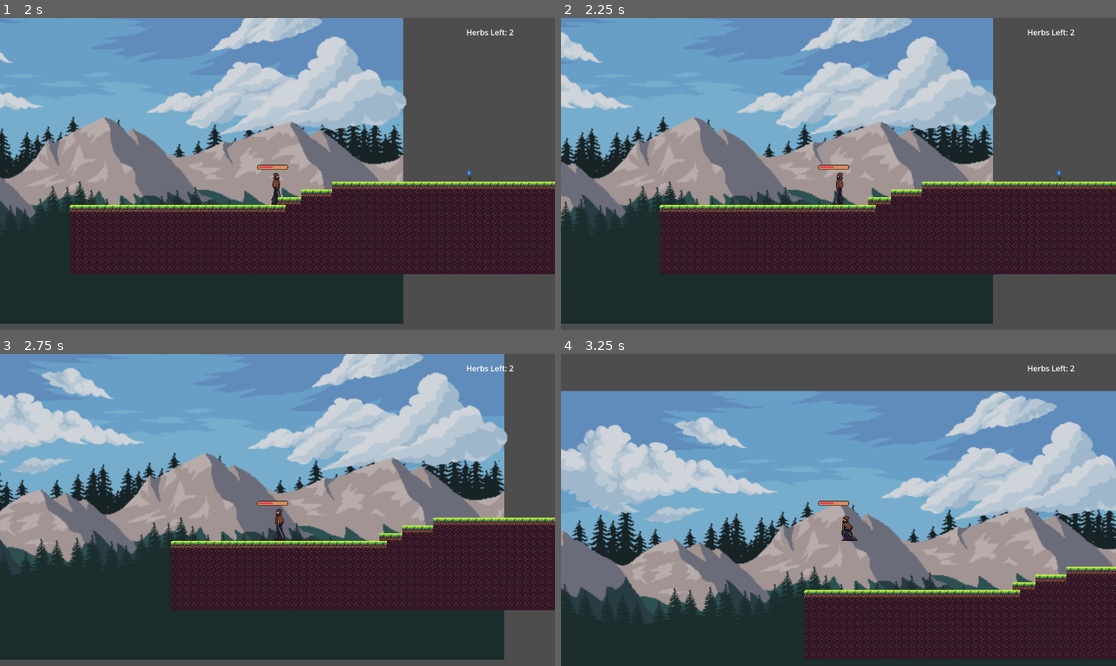
Above: before the commit, frames 1-4 (two rows, left to right).
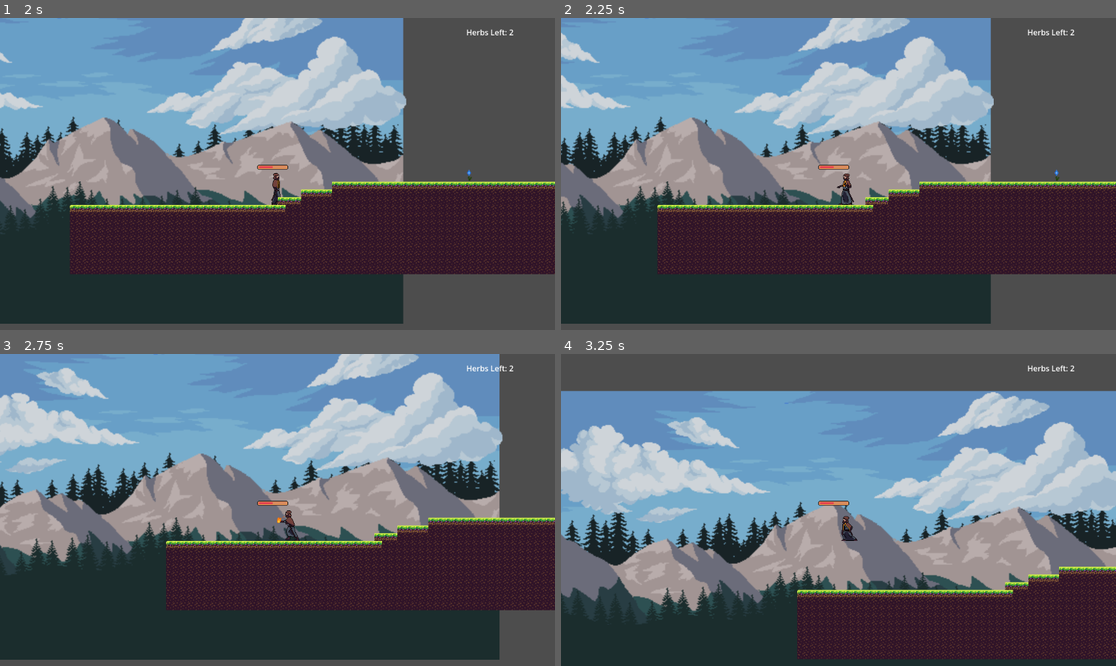
Above: after the commit, the same moments.

Repository: JulianoMedeirosMachado/wizards_quest
Game: Godot game, scene res://scenarios/level_1.tscn
Two runs of this game, one before a commit and one after it. Both use one fixed random seed, a clock stepped at 60 frames per second and the inputs below. This scene is started directly instead of the project's main scene.
Inputs:
- Up to frame 1 (2 s): tap Enter (ui_accept) at 0.5, 0.77, 1.52 s; hold Right (ui_right) from 0.53 s (still down); tap 1 (attack1, bound only after the commit) at 0.6 s; tap 2 (attack2, bound only after the commit) at 0.8, 1.35 s; tap 4 (fireball, bound only after the commit) at 1.55 s
- Up to frame 2 (2.25 s): release Right (ui_right) at 2.03 s; hold Left (ui_left) from 2.03 s (still down); tap 4 (fireball, bound only after the commit) at 2.1 s
- Up to frame 3 (2.75 s): keep holding Left (ui_left); tap 3 (flame_jet, bound only after the commit) at 2.3 s
- Up to frame 4 (3.25 s): keep holding Left (ui_left); tap 3 (flame_jet, bound only after the commit) at 2.85 s; tap Enter (ui_accept) at 3.02 s; tap 1 (attack1, bound only after the commit) at 3.05 s

Frame 1 is identical in both runs. In frame 2, 10% of the frame differs, in the area x 0-100%, y 0-98%; in frame 3, 13%; in frame 4, 13%, in the area x 0-100%, y 12-98%.

Commit message:
Created attacks animations, collision shapes and timings

Diff:
--- a/entities_scenes/main_character.tscn
+++ b/entities_scenes/main_character.tscn
@@ -13,6 +13,7 @@
 [ext_resource type="Texture2D" uid="uid://412wnjef158a" path="res://sprites/Fire vizard/Run.png" id="9_np14p"]
 [ext_resource type="Texture2D" uid="uid://b6cw1vsgjibce" path="res://sprites/Bars/healthbarUnder.png" id="12_hov5m"]
 [ext_resource type="Script" path="res://scripts/ProgressBar.gd" id="12_slmdk"]
+[ext_resource type="Texture2D" uid="uid://d18u7oq6dj6s3" path="res://sprites/Fire vizard/Charge.png" id="12_viat3"]
 [ext_resource type="Texture2D" uid="uid://c73the8thk1gm" path="res://sprites/Bars/healthbarProgress.png" id="13_cacjr"]
 [ext_resource type="Script" path="res://scripts/herbs.gd" id="15_7mocj"]
 
@@ -555,6 +556,103 @@
 "speed": 5.0
 }]
 
+[sub_resource type="AtlasTexture" id="AtlasTexture_uhogf"]
+atlas = ExtResource("12_viat3")
+region = Rect2(0, 0, 64, 64)
+
+[sub_resource type="AtlasTexture" id="AtlasTexture_peod0"]
+atlas = ExtResource("12_viat3")
+region = Rect2(64, 0, 64, 64)
+
+[sub_resource type="AtlasTexture" id="AtlasTexture_b5sf4"]
+atlas = ExtResource("12_viat3")
+region = Rect2(128, 0, 64, 64)
+
+[sub_resource type="AtlasTexture" id="AtlasTexture_irhax"]
+atlas = ExtResource("12_viat3")
+region = Rect2(192, 0, 64, 64)
+
+[sub_resource type="AtlasTexture" id="AtlasTexture_67brw"]
+atlas = ExtResource("12_viat3")
+region = Rect2(256, 0, 64, 64)
+
+[sub_resource type="AtlasTexture" id="AtlasTexture_sc6ua"]
+atlas = ExtResource("12_viat3")
+region = Rect2(320, 0, 64, 64)
+
+[sub_resource type="AtlasTexture" id="AtlasTexture_smnjc"]
+atlas = ExtResource("12_viat3")
+region = Rect2(384, 0, 64, 64)
+
+[sub_resource type="AtlasTexture" id="AtlasTexture_snbpc"]
+atlas = ExtResource("12_viat3")
+region = Rect2(448, 0, 64, 64)
+
+[sub_resource type="AtlasTexture" id="AtlasTexture_t6746"]
+atlas = ExtResource("12_viat3")
+region = Rect2(512, 0, 64, 64)
+
+[sub_resource type="AtlasTexture" id="AtlasTexture_6o8s8"]
+atlas = ExtResource("12_viat3")
+region = Rect2(576, 0, 64, 64)
+
+[sub_resource type="AtlasTexture" id="AtlasTexture_j0c73"]
+atlas = ExtResource("12_viat3")
+region = Rect2(640, 0, 64, 64)
+
+[sub_resource type="SpriteFrames" id="SpriteFrames_o2tcd"]
+animations = [{
+"frames": [{
+"duration": 1.0,
+"texture": SubResource("AtlasTexture_uhogf")
+}, {
+"duration": 1.0,
+"texture": SubResource("AtlasTexture_peod0")
+}, {
+"duration": 1.0,
+"texture": SubResource("AtlasTexture_b5sf4")
+}, {
+"duration": 1.0,
+"texture": SubResource("AtlasTexture_irhax")
+}, {
+"duration": 1.0,
+"texture": SubResource("AtlasTexture_67brw")
+}, {
+"duration": 1.0,
+"texture": SubResource("AtlasTexture_sc6ua")
+}, {
+"duration": 1.0,
+"texture": SubResource("AtlasTexture_smnjc")
+}, {
+"duration": 1.0,
+"texture": SubResource("AtlasTexture_snbpc")
+}, {
+"duration": 1.0,
+"texture": SubResource("AtlasTexture_t6746")
+}, {
+"duration": 1.0,
+"texture": SubResource("AtlasTexture_6o8s8")
+}, {
+"duration": 1.0,
+"texture": SubResource("AtlasTexture_j0c73")
+}],
+"loop": false,
+"name": &"fireball",
+"speed": 5.0
+}]
+
+[sub_resource type="RectangleShape2D" id="RectangleShape2D_cgjcy"]
+size = Vector2(48, 43)
+
+[sub_resource type="RectangleShape2D" id="RectangleShape2D_ujaw3"]
+size = Vector2(60, 14)
+
+[sub_resource type="RectangleShape2D" id="RectangleShape2D_21bkk"]
+size = Vector2(62, 77)
+
+[sub_resource type="RectangleShape2D" id="RectangleShape2D_os02r"]
+size = Vector2(26, 41)
+
 [node name="Main_Character" type="Node2D"]
 
 [node name="Player" type="CharacterBody2D" parent="."]
@@ -569,9 +667,46 @@
 
 [node name="AnimatedSprite2D" type="AnimatedSprite2D" parent="Player"]
 sprite_frames = SubResource("SpriteFrames_ybs6v")
-animation = &"jump"
+animation = &"attack_1"
 autoplay = "idle"
-frame_progress = 0.557898
+
+[node name="AnimatedSprite2D2" type="AnimatedSprite2D" parent="Player"]
+visible = false
+position = Vector2(7, 14)
+sprite_frames = SubResource("SpriteFrames_o2tcd")
+animation = &"fireball"
+frame = 7
+frame_progress = 0.0671665
+
+[node name="Area2D" type="Area2D" parent="Player"]
+
+[node name="sword_collision1" type="CollisionShape2D" parent="Player/Area2D"]
+position = Vector2(27, 28.5)
+shape = SubResource("RectangleShape2D_cgjcy")
+disabled = true
+
+[node name="sword_collision2" type="CollisionShape2D" parent="Player/Area2D"]
+position = Vector2(32, 30)
+shape = SubResource("RectangleShape2D_ujaw3")
+disabled = true
+
+[node name="flame_jet" type="CollisionShape2D" parent="Player/Area2D"]
+position = Vector2(33, 22.5)
+shape = SubResource("RectangleShape2D_21bkk")
+disabled = true
+
+[node name="fireball" type="CollisionShape2D" parent="Player/Area2D"]
+position = Vector2(21, 14.5)
+shape = SubResource("RectangleShape2D_os02r")
+disabled = true
+
+[node name="Herbs" type="Label" parent="Player" groups=["herbs"]]
+offset_left = 392.0
+offset_top = -306.0
+offset_right = 556.0
+offset_bottom = -283.0
+size_flags_horizontal = 8
+script = ExtResource("15_7mocj")
 
 [node name="TextureProgressBar" type="TextureProgressBar" parent="Player" node_paths=PackedStringArray("player")]
 offset_left = -42.0
@@ -582,11 +717,3 @@
 texture_progress = ExtResource("13_cacjr")
 script = ExtResource("12_slmdk")
 player = NodePath("..")
-
-[node name="Herbs" type="Label" parent="Player" groups=["herbs"]]
-offset_left = 392.0
-offset_top = -306.0
-offset_right = 556.0
-offset_bottom = -283.0
-size_flags_horizontal = 8
-script = ExtResource("15_7mocj")
--- a/project.godot
+++ b/project.godot
@@ -22,3 +22,23 @@
 "events": [Object(InputEventKey,"resource_local_to_scene":false,"resource_name":"","device":-1,"window_id":0,"alt_pressed":false,"shift_pressed":false,"ctrl_pressed":false,"meta_pressed":false,"pressed":false,"keycode":0,"physical_keycode":69,"key_label":0,"unicode":101,"echo":false,"script":null)
 ]
 }
+attack1={
+"deadzone": 0.5,
+"events": [Object(InputEventKey,"resource_local_to_scene":false,"resource_name":"","device":-1,"window_id":0,"alt_pressed":false,"shift_pressed":false,"ctrl_pressed":false,"meta_pressed":false,"pressed":false,"keycode":0,"physical_keycode":49,"key_label":0,"unicode":49,"echo":false,"script":null)
+]
+}
+attack2={
+"deadzone": 0.5,
+"events": [Object(InputEventKey,"resource_local_to_scene":false,"resource_name":"","device":-1,"window_id":0,"alt_pressed":false,"shift_pressed":false,"ctrl_pressed":false,"meta_pressed":false,"pressed":false,"keycode":0,"physical_keycode":50,"key_label":0,"unicode":50,"echo":false,"script":null)
+]
+}
+flame_jet={
+"deadzone": 0.5,
+"events": [Object(InputEventKey,"resource_local_to_scene":false,"resource_name":"","device":-1,"window_id":0,"alt_pressed":false,"shift_pressed":false,"ctrl_pressed":false,"meta_pressed":false,"pressed":false,"keycode":0,"physical_keycode":51,"key_label":0,"unicode":51,"echo":false,"script":null)
+]
+}
+fireball={
+"deadzone": 0.5,
+"events": [Object(InputEventKey,"resource_local_to_scene":false,"resource_name":"","device":-1,"window_id":0,"alt_pressed":false,"shift_pressed":false,"ctrl_pressed":false,"meta_pressed":false,"pressed":false,"keycode":0,"physical_keycode":52,"key_label":0,"unicode":52,"echo":false,"script":null)
+]
+}
--- a/scripts/main_character.gd
+++ b/scripts/main_character.gd
@@ -6,8 +6,14 @@
 
 signal healthChanged
 
+@onready var attack1_col = $Area2D/sword_collision1
+@onready var attack2_col = $Area2D/sword_collision2
+@onready var flame_jet = $Area2D/flame_jet
+@onready var fireball = $Area2D/fireball
+@onready var fireball_sprite = $AnimatedSprite2D2
 @export var max_health = 100
 @onready var currentHealth: int = max_health
+var attack = false
 var SPEED = 300.0
 var gravity = ProjectSettings.get_setting("physics/2d/default_gravity")
 const JUMP_VELOCITY = -190.0
@@ -16,6 +22,7 @@
 func _ready():
 	currentHealth -=50 #Testing if the health bar is working by setting half of HP
 	healthChanged.emit() #Emit signal to update health bar
+	fireball_sprite.hide()
 	pass # Replace with function body.
 
 
@@ -27,6 +34,47 @@
 	if not is_on_floor():
 		velocity.y += gravity * delta
 
+	if Input.is_action_just_pressed("attack1") and is_on_floor():
+		attack = true
+		attack1_col.disabled = false
+		sprite.animation = 'attack_1'
+		await get_tree().create_timer(1.0).timeout
+		attack = false
+		attack1_col.disabled = true
+		pass
+
+	if Input.is_action_just_pressed("attack2") and is_on_floor():
+		attack = true
+		attack2_col.disabled = false
+		sprite.animation = 'attack_2'
+		await get_tree().create_timer(1.0).timeout
+		attack = false
+		attack2_col.disabled = true
+		pass
+
+	if Input.is_action_just_pressed("flame_jet") and is_on_floor():
+		attack = true
+		flame_jet.disabled = false
+		sprite.animation = 'flame_jet'
+		await get_tree().create_timer(3.0).timeout
+		attack = false
+		flame_jet.disabled = true
+		pass
+
+	if Input.is_action_just_pressed("fireball") and is_on_floor():
+		attack = true
+		fireball.disabled = false
+		sprite.animation = 'fireball'
+		await get_tree().create_timer(1.5).timeout
+		sprite.animation = 'idle'
+		fireball_sprite.show()
+		fireball_sprite.play("fireball")
+		await get_tree().create_timer(2).timeout
+		fireball_sprite.hide()
+		attack = false
+		fireball.disabled = true
+		pass
+
 	if Input.is_action_just_pressed("ui_accept") and is_on_floor():
 		velocity.y = JUMP_VELOCITY * 3
 
@@ -36,14 +84,14 @@
 	else:
 		velocity.x = move_toward(velocity.x, 0, SPEED)
 
-	if velocity.x == 0:
+	if velocity.x == 0 and attack == false:
 		sprite.animation = 'idle'
 
-	if velocity.x > 0 && velocity.y == 0:
+	if velocity.x > 0 and velocity.y == 0 and attack == false:
 		sprite.flip_h = false
 		sprite.animation = 'walk'
 
-	if velocity.x < 0 && velocity.y == 0:
+	if velocity.x < 0 and velocity.y == 0 and attack == false:
 		sprite.flip_h = true
 		sprite.animation = 'walk'
 
Not shown: 1 places in entities_scenes/main_character.tscn that only renumber resources
Not shown, changed: sprites/Fire vizard/Charge.png.import
